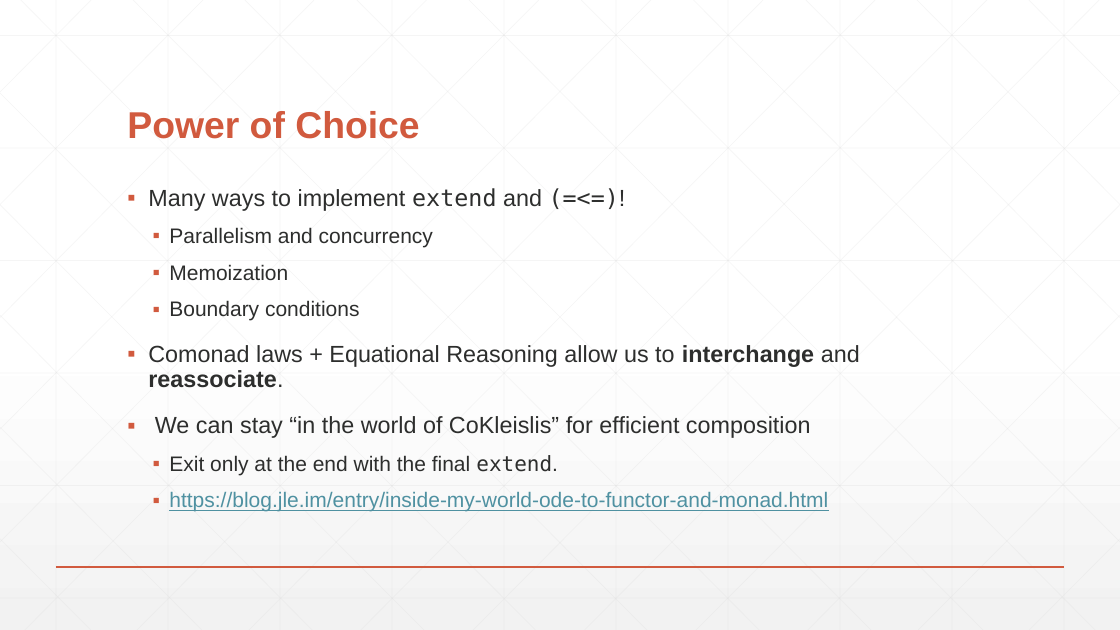
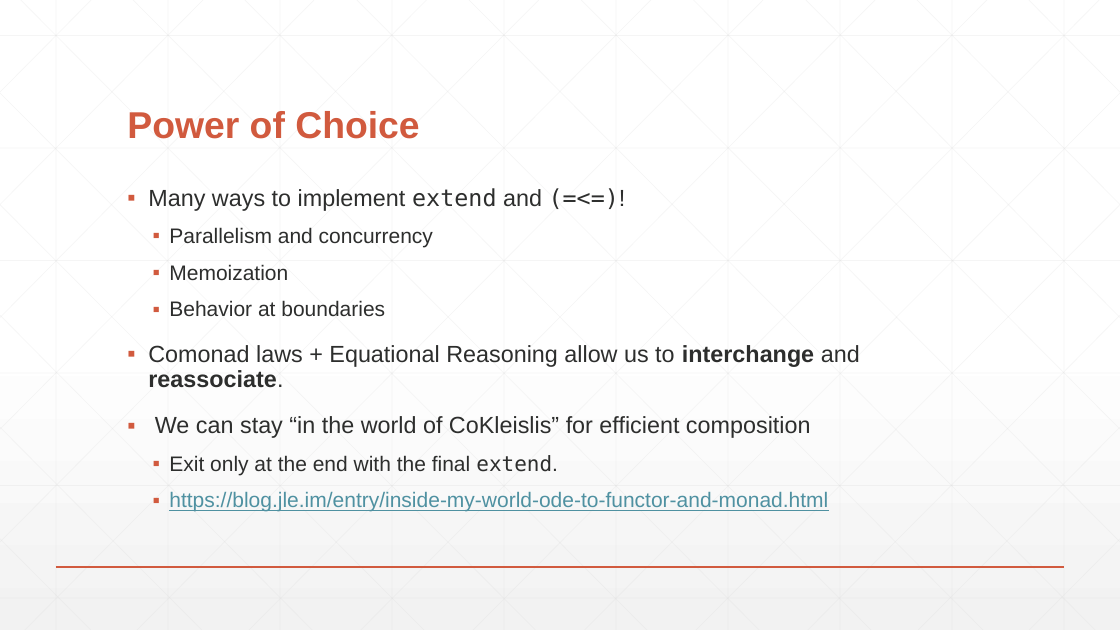
Before and after one commit to lambdaconf/lambdaconf-2016-usa, a slide deck: slide 22 of Functors, Comonads, and Digital Image Processing/FCDIP-LambdaConf16.pptx. Drawn at 1120x630 pixels with LibreOffice and Linux fonts; fonts in the diff are those of the drawing. Boxes give left, top, right and bottom in pixels: in the first picture for what was removed or moved away, otherwise in the second. Text is boxed around its words. In the diff, an @@ line names an element or a change of style, - is before the commit and + after.

```diff
--- a/Functors, Comonads, and Digital Image Processing/FCDIP-LambdaConf16.pptx
+++ b/Functors, Comonads, and Digital Image Processing/FCDIP-LambdaConf16.pptx
@@ text at (x1=169, y1=300, x2=385, y2=316): text changed @@
-  ▪ Boundary conditions
+  ▪ Behavior at boundaries
```
Also in this commit, not shown: 8 other slides changed, 1 slide added.
